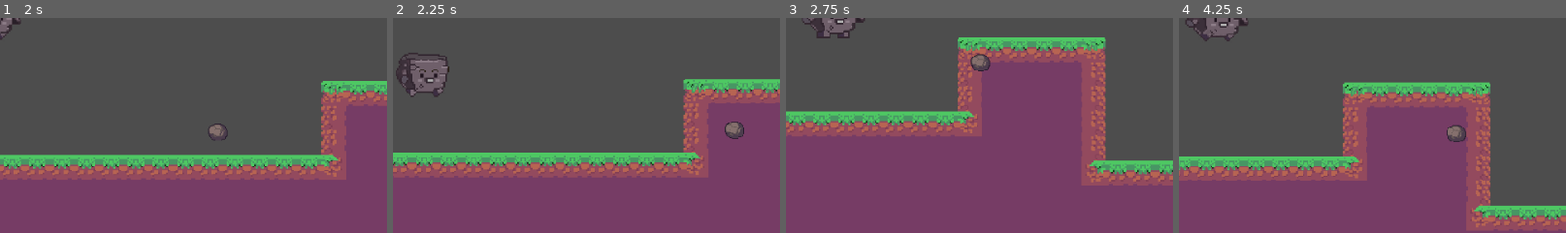
Above: before the commit, frames 1-4 (left to right).
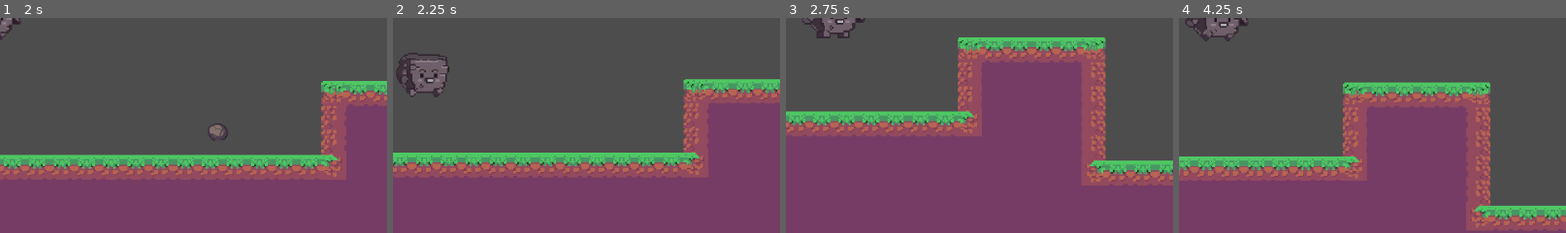
Above: after the commit, the same moments.

Repository: AdriSabadell/Plataformas2D_AdrianMartinez
Game: Godot game, scene res://Scenes/MainMenu.tscn
Two runs of this game, one before a commit and one after it. Both use one fixed random seed, a clock stepped at 60 frames per second and the inputs below.
Inputs (mouse positions are % of the whole screen's width and height, from its top left):
- Up to frame 1 (2 s): click "Play" at 0.5 s; tap Enter (ui_accept) at 1.25 s; move the mouse to (72, 45) at 1.27 s; hold D (Move_Right) from 1.28 s (still down); click (72, 45) at 1.35 s; tap Space (Jump) at 1.52, 1.55, 1.82 s
- Up to frame 2 (2.25 s): keep holding D (Move_Right); move the mouse to (30, 55) at 2.02 s; tap Space (Jump) at 2.1 s
- Up to frame 3 (2.75 s): keep holding D (Move_Right); tap Space (Jump) at 2.27, 2.57 s; click (30, 55) at 2.3 s
- Up to frame 4 (4.25 s): move the mouse to (60, 27) at 2.77 s; release D (Move_Right) at 2.78 s; hold A (Move_Left) 2.78-3.53 s; click (60, 27) at 2.85 s; tap Space (Jump) at 3.05, 3.77, 4.07 s; move the mouse to (45, 70) at 3.52 s; hold D (Move_Right) from 3.53 s (still down); click (45, 70) at 3.6 s
The pictures show only the part of the screen within x 46-96%, y 43-93%; the shares and areas given below are measured in that part.

Frame 1 is identical in both runs. In frame 2, 0.3% of the frame differs, in the area x 85-91%, y 48-57%; in frame 3, 0.3%, in the area x 47-53%, y 16-25%; in frame 4, 0.3%.

Commit message:
BalaColisionTerreno

Diff:
--- a/Scenes/main.tscn
+++ b/Scenes/main.tscn
@@ -79,7 +79,7 @@
 
 [node name="Main" type="Node2D"]
 
-[node name="TileMap" type="TileMap" parent="."]
+[node name="TileMap" type="TileMap" parent="." groups=["Terreno"]]
 tile_set = SubResource("TileSet_7xxaj")
 format = 2
 layer_0/tile_data = PackedInt32Array(-65536, 65536, 0, -65535, 65536, 0, -65534, 65536, 0, -65533, 65536, 0, -65532, 65 …(22249 unchanged characters)…
--- a/Scripts/Bullet.gd
+++ b/Scripts/Bullet.gd
@@ -12,3 +12,9 @@
 	if area.is_in_group("Enemy"):
 		print("Golpe")
 		queue_free()
+
+
+
+func _on_body_entered(body):
+	if body.is_in_group("Terreno"):
+		queue_free()
--- a/Scripts/player.gd
+++ b/Scripts/player.gd
@@ -34,7 +34,7 @@
 		velocity.y += gravity * delta
 		"velocity.y += get_gravity() * delta"
 
-	# Handle jump.
+	# Acciones.
 	if Input.is_action_just_pressed("Jump") and is_on_floor():
 		velocity.y = JUMP_VELOCITY
 		"jump()"
@@ -56,15 +56,14 @@
 
 """
 
-
+#Disparar
 func shoot():
 		var bullet = bullet_scene.instantiate()
 		bullet.position = global_position
 		get_parent().add_child(bullet)
-func pausa():
-	#get_tree().paused = true
-	$CanvasLayer/MenuPausa.visible = true
 
+
+#Vidas
 func loseLife(enemyposx):
 	if position.x < enemyposx:
 		velocity.x = -500
@@ -87,6 +86,8 @@
 		heart4.visible = false
 	if lifes == 4:
 		heart5.visible = false
+
+
 func game_over():
 	#get_tree().reload_current_scene()
 	get_tree().call_deferred("reload_current_scene")
@@ -94,11 +95,13 @@
 func jump():
 	velocity.y = jump_velocity
 """
+
+#Pausa
+func pausa():
+	#get_tree().paused = true
+	$CanvasLayer/MenuPausa.visible = true
 func _on_reanude_pressed():
 	$CanvasLayer/MenuPausa.visible = false
 	#get_tree().paused = false
-
-
-
 func _on_exit_pressed():
 		get_tree().change_scene_to_file("res://Scenes/MainMenu.tscn")
